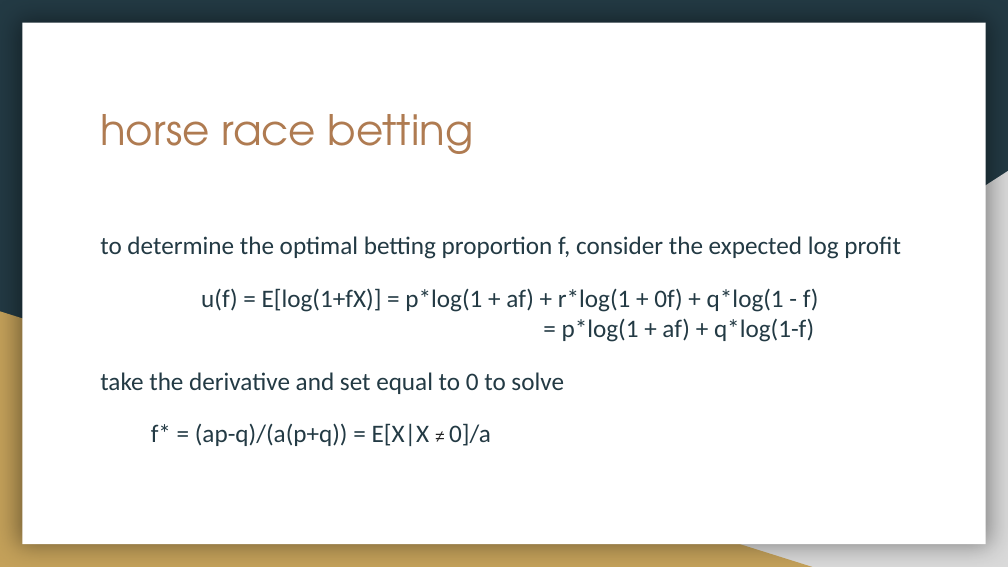
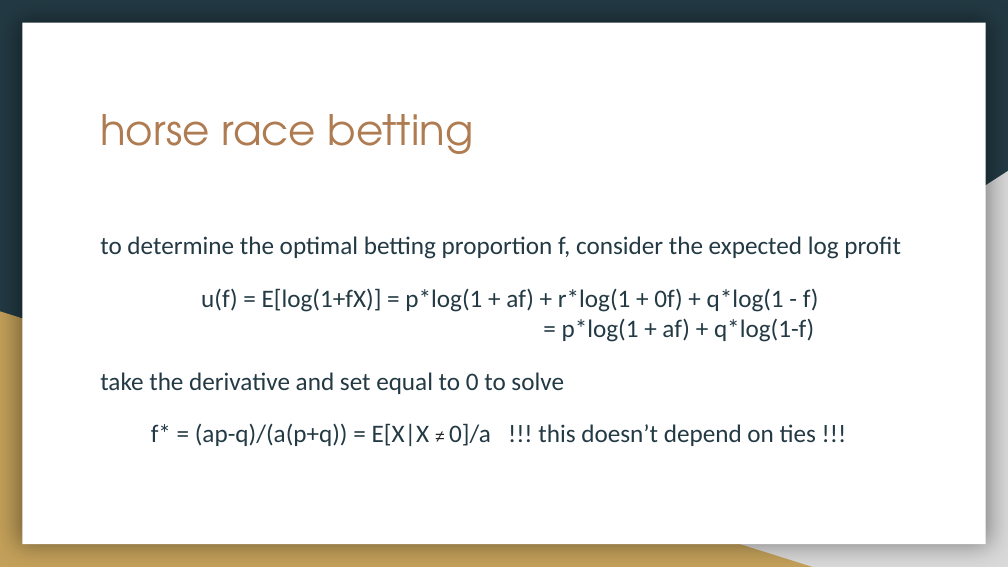
Before and after one commit to erickim/kellyCriterion, a slide deck: slide 24 of 110717-cx.pptx (slide 23 before the commit). Drawn at 1008x567 pixels with LibreOffice and Linux fonts; fonts in the diff are those of the drawing. Boxes give left, top, right and bottom in pixels: in the first picture for what was removed or moved away, otherwise in the second. Text is boxed around its words. In the diff, an @@ line names an element or a change of style, - is before the commit and + after.

```diff
--- a/110717-cx.pptx
+++ b/110717-cx.pptx
@@ text at bbox=[151, 423, 816, 446]: text changed @@
-f* = (ap-q)/(a(p+q)) = E[X|X ≠ 0]/a
+f* = (ap-q)/(a(p+q)) = E[X|X ≠ 0]/a !!! this doesn’t depend on ties !!!
```
Also in this commit, not shown: 7 other slides changed, 2 slides added.
